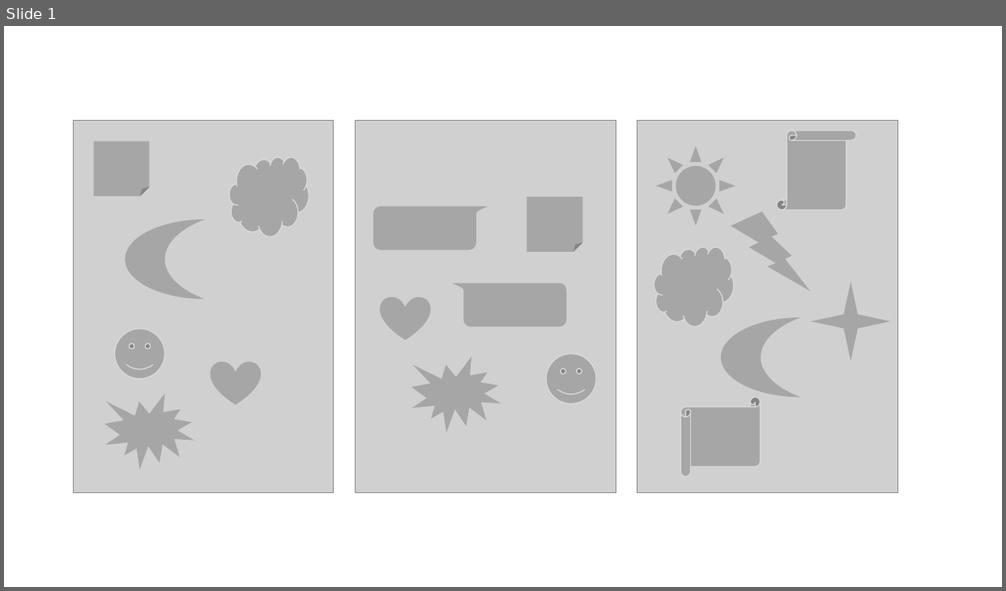
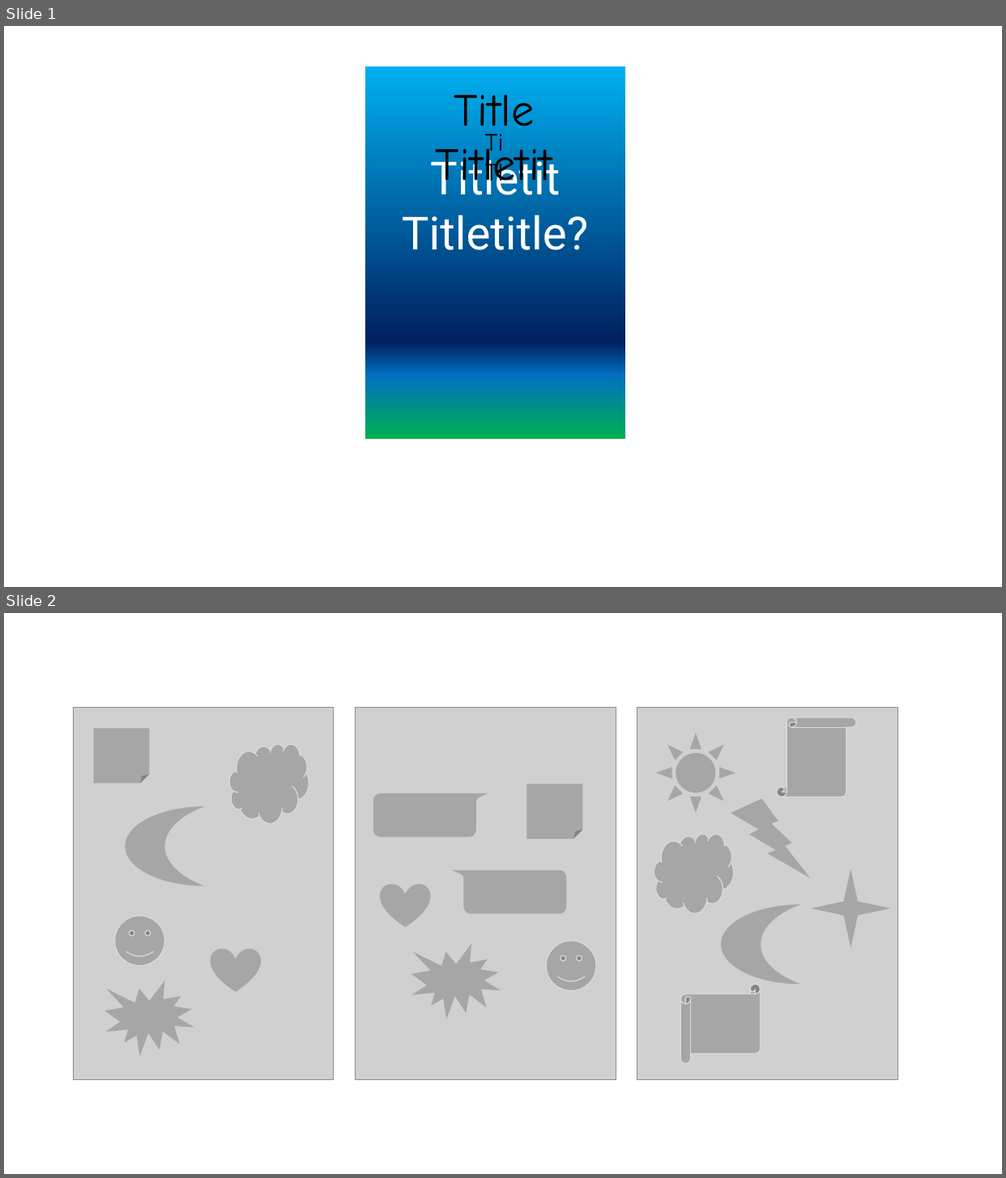
Before and after one commit to DaniellMesquita/Do-you-still-need-a-Third-Testament, a slide deck: Presentation.pptx. Shown one above the other, each under a label of ours: slide 1 before the commit, slides 1 and 2 after it. The pictures are 1006x591 and 1006x1178 pixels, drawn with LibreOffice and Linux fonts; fonts in the diff are those of the drawing; grey boxes stand for pictures. Boxes give left, top, right and bottom in pixels: in the first picture for what was removed or moved away, otherwise in the second. Text is boxed around its words. In the diff, an @@ line names an element or a change of style, - is before the commit and + after.

```diff
--- a/Presentation.pptx
+++ b/Presentation.pptx
@@ slide 1 added at (x1=4, y1=26, x2=1002, y2=587), background #FFFFFF @@
@@ rectangle added at (x1=364, y1=66, x2=625, y2=439), fill gradient #00B0F0 to #002060 to #0070C0 to #00B050 @@
@@ text added at (x1=436, y1=94, x2=552, y2=194), 44 pt, text #000000 @@
+Title Titletit
@@ text added at (x1=485, y1=134, x2=504, y2=189), 24 pt, text #000000 @@
+Ti Tl
@@ text added at (x1=402, y1=152, x2=588, y2=250), 44 pt, text #FFFFFF @@
+Titletit
+Titletitle?
@@ what was slide 1 is now slide 2 @@
```
Also in this commit, not shown: 2 other files.
